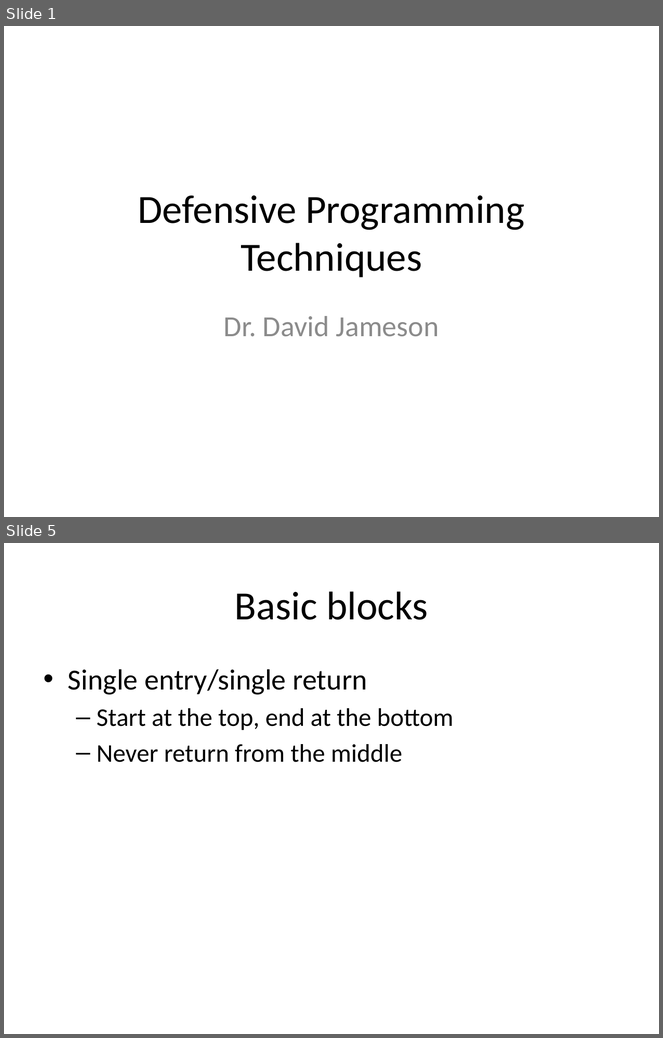
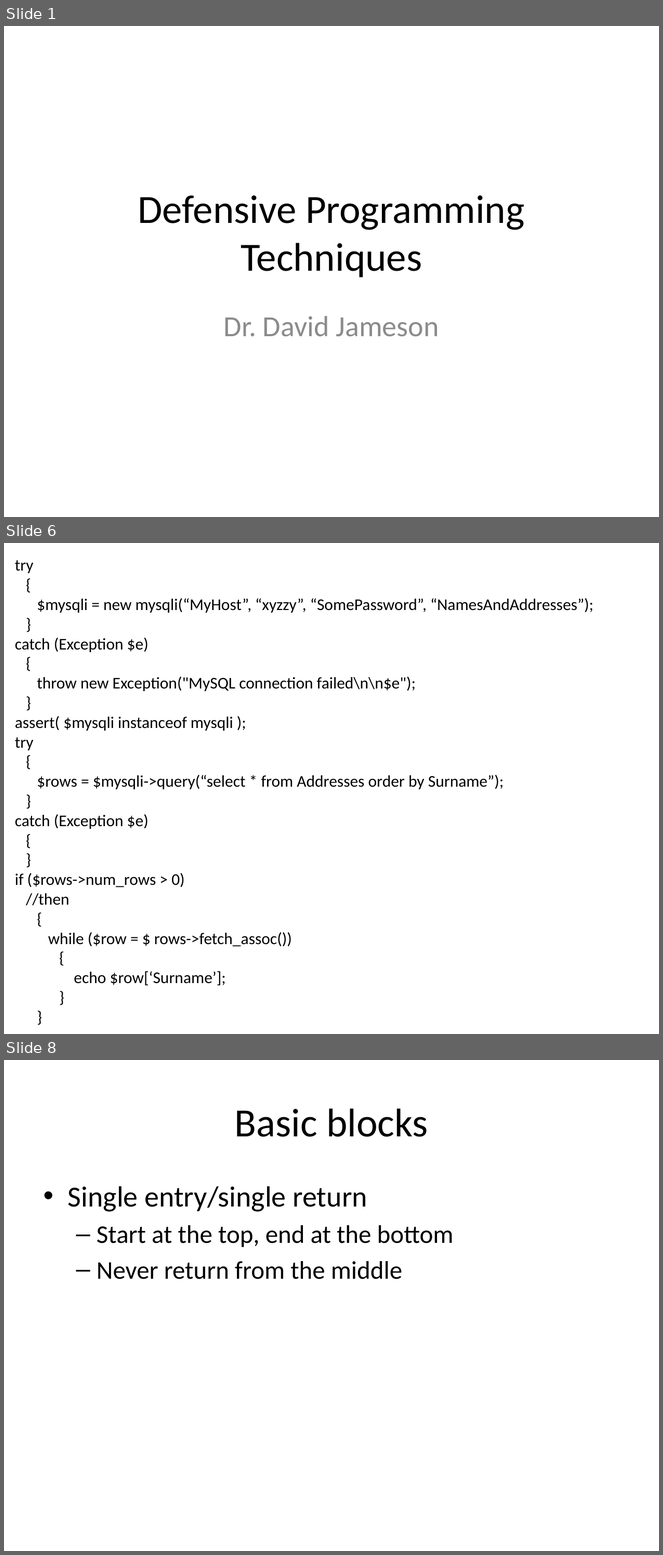
Before and after one commit to DavidJameson/SocialSoftware, a slide deck: DefensiveProgrammingTechniques.pptx. Shown one above the other, each under a label of ours: slides 1 and 5 before the commit, slides 1, 6 and 8 after it; the slides between them are not shown. The pictures are 663x1038 and 663x1555 pixels, drawn with LibreOffice and Linux fonts; fonts in the diff are those of the drawing. Boxes give left, top, right and bottom in pixels: in the first picture for what was removed or moved away, otherwise in the second. Text is boxed around its words. In the diff, an @@ line names an element or a change of style, - is before the commit and + after.

Commit message:
Still in progress — added section about assertions

```diff
--- a/DefensiveProgrammingTechniques.pptx
+++ b/DefensiveProgrammingTechniques.pptx
@@ slide 6 added at box(4, 543, 659, 1034), background #FFFFFF @@
@@ text added at box(15, 560, 594, 986), 18 pt, text #000000 @@
+try
+{
+$mysqli = new mysqli(“MyHost”, “xyzzy”, “SomePassword”, “NamesAndAddresses”);
+}
+catch (Exception $e)
+{
+throw new Exception("MySQL connection failed\n\n$e");
+}
+assert( $mysqli instanceof mysqli );
+try
+{
+$rows = $mysqli->query(“select * from Addresses order by Surname”);
+}
+catch (Exception $e)
+{
+}
+if ($rows->num_rows > 0)
+//then
+{
+while ($row = $ rows->fetch_assoc())
+{
+echo $row[‘Surname’];
+}
+}
@@ what was slide 5 is now slide 8 @@
```
Also in this commit, not shown: 4 slides changed, 10 other slides added.
